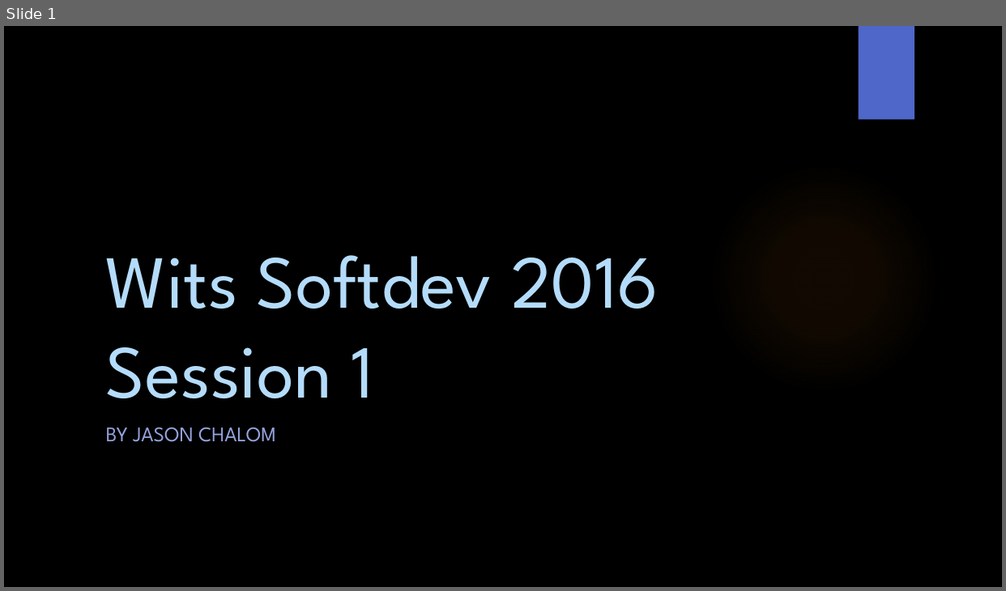
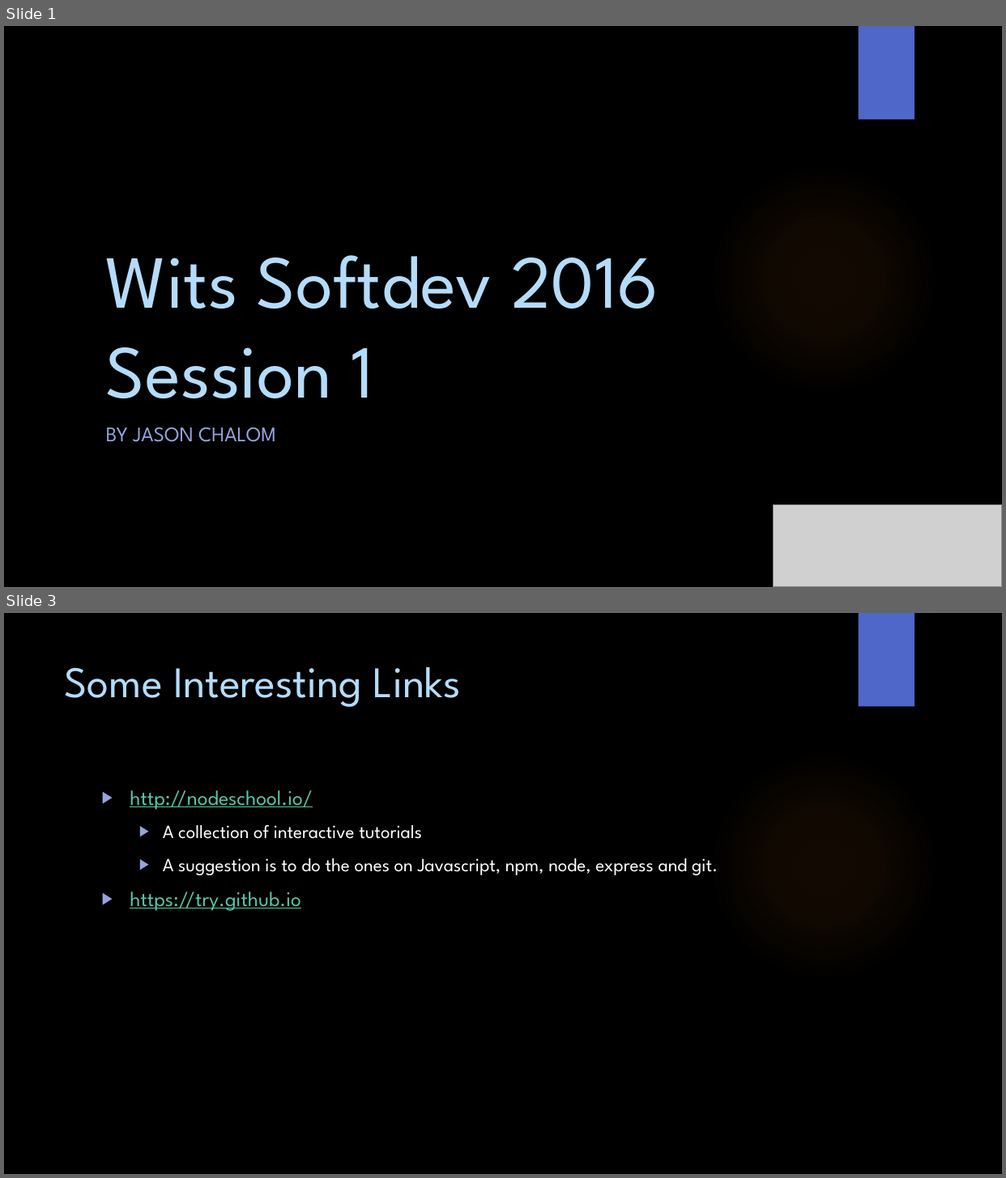
Before and after one commit to WitsSoftDev/SoftDev2016, a slide deck: Session 1/Softdev Session 1 2016.pptx. Shown one above the other, each under a label of ours: slide 1 before the commit, slides 1 and 3 after it; the slides between them are not shown. The pictures are 1006x591 and 1006x1178 pixels, drawn with LibreOffice and Linux fonts; fonts in the diff are those of the drawing; grey boxes stand for pictures; background and template pictures are left out. Boxes give left, top, right and bottom in pixels: in the first picture for what was removed or moved away, otherwise in the second. Text is boxed around its words. In the diff, an @@ line names an element or a change of style, - is before the commit and + after.

```diff
--- a/Session 1/Softdev Session 1 2016.pptx
+++ b/Session 1/Softdev Session 1 2016.pptx
@@ slide 3 added at <box>4,613,1002,1174</box>, background picture (left out); not listed: 2 template elements that a slide beside it also shows @@
@@ title added at <box>65,667,461,707</box>, 42 pt, text #B4DCFA @@
+Some Interesting Links
@@ text added at <box>130,790,718,911</box>, 18 pt, text #FFFFFF @@
+▶ http://nodeschool.io/
+  ▶ A collection of interactive tutorials
+  ▶ A suggestion is to do the ones on Javascript, npm, node, express and git.
+▶ https://try.github.io
@@ slide 1 changed as well @@
@@ picture added at <box>773,506,1002,587</box> @@
```
Also in this commit, not shown: 1 other slide changed, 13 other slides added, 1 slide removed.
